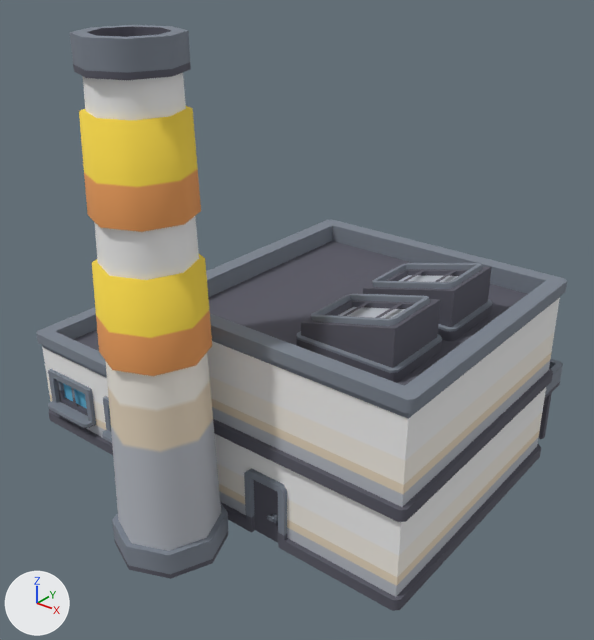
Two versions of the glTF model assets/models/factory-a.glb, one commit apart.
Camera for both pictures: a camera (50 mm lens) standing at (0.921, -1.044, 0.96) and looking at (0.085, 0.001, 0.312). The axes (+X, +Y, +Z) are drawn at lower left. The lights are the same throughout. The older version comes first. Where no turn or scale is listed for an object, it has been applied to the vertices. Vertices at exactly the same position are counted once.

In view in the first picture: 'factory-a'.
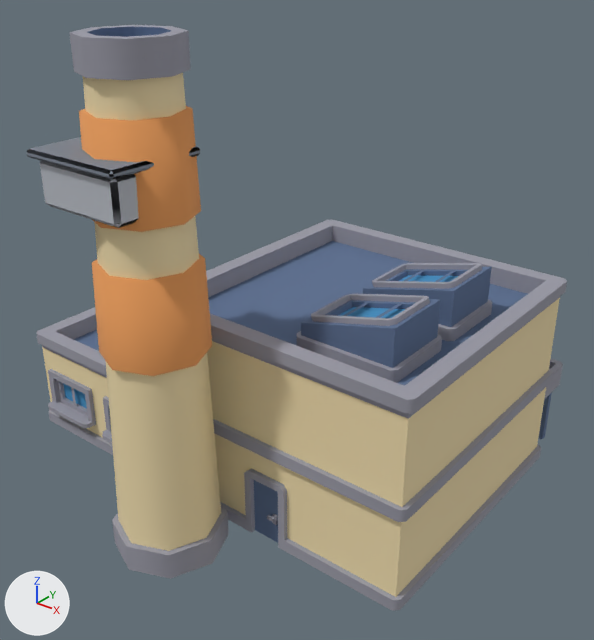
The newer file is also turned or shifted as a whole; pictures and numbers use the older file's frame.

Boxes [x1, y1, x2, y2] around the edits, measured in the pictures (594 x 640 px):
'factory-a', reshaped: before [36, 25, 567, 611]; after [26, 25, 567, 611]
part 1 of me_factory_a, added: after [40, 161, 139, 228]
part 2 of me_factory_a, added: after [26, 137, 200, 180]
part 3 of me_factory_a, recoloured: [36, 25, 567, 611] in both

The change, as a diff of the scene's bpy script:
```diff
--- a/assets/models/factory-a.glb.py
+++ b/assets/models/factory-a.glb.py
@@ mat_vertex_colors @@
+mat_vertex_colors = bpy.data.materials.new('vertex-colors')
+mat_vertex_colors.use_nodes = True; mat_vertex_colors.node_tree.nodes.clear()
+_N = mat_vertex_colors.node_tree.nodes; _L = mat_vertex_colors.node_tree.links
+n0 = _N.new('ShaderNodeBsdfPrincipled'); n0.name = 'Principled BSDF'
+n0.inputs[2].default_value = 1.0  # 'Roughness'
+n1 = _N.new('ShaderNodeOutputMaterial'); n1.name = 'Material Output'
+n2 = _N.new('ShaderNodeVertexColor'); n2.name = 'Color Attribute'
+_L.new(n0.outputs[0], n1.inputs[0])  # 'BSDF' to 'Surface'
+_L.new(n2.outputs[0], n0.inputs[0])  # 'Color' to 'Base Color'
@@ me_factory_a @@
 # used by ob_factory_a; location = (0.0, 0.0, 0.416)
-me_factory_a.from_pydata(...)  # 1009 vertices, 1890 faces; spans x -0.45..0.45, y -0.404..0.404, z -0.416..0.416
+me_factory_a.from_pydata(...)  # 1057 vertices, 1978 faces; spans x -0.45..0.45, y -0.409..0.404, z -0.416..0.416
+# me_factory_a part 1: a new loose piece of 24 vertices spanning x -0.052..0.108, y -0.399..-0.259, z 0.183..0.253, in mat_vertex_colors
+# me_factory_a part 2: a new loose piece of 24 vertices spanning x -0.062..0.118, y -0.409..-0.249, z 0.253..0.265, in mat_vertex_colors
+# me_factory_a part 3: 1890 faces spanning x -0.45..0.45, y -0.404..0.404, z -0.416..0.416 switch from mat_palette_city_kit_industrial to mat_vertex_colors
```
